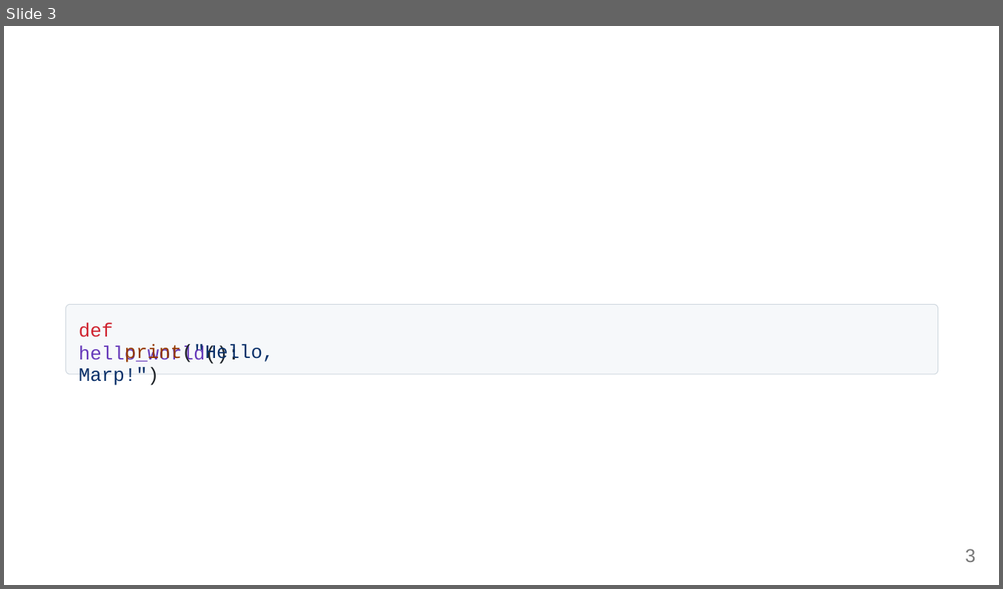
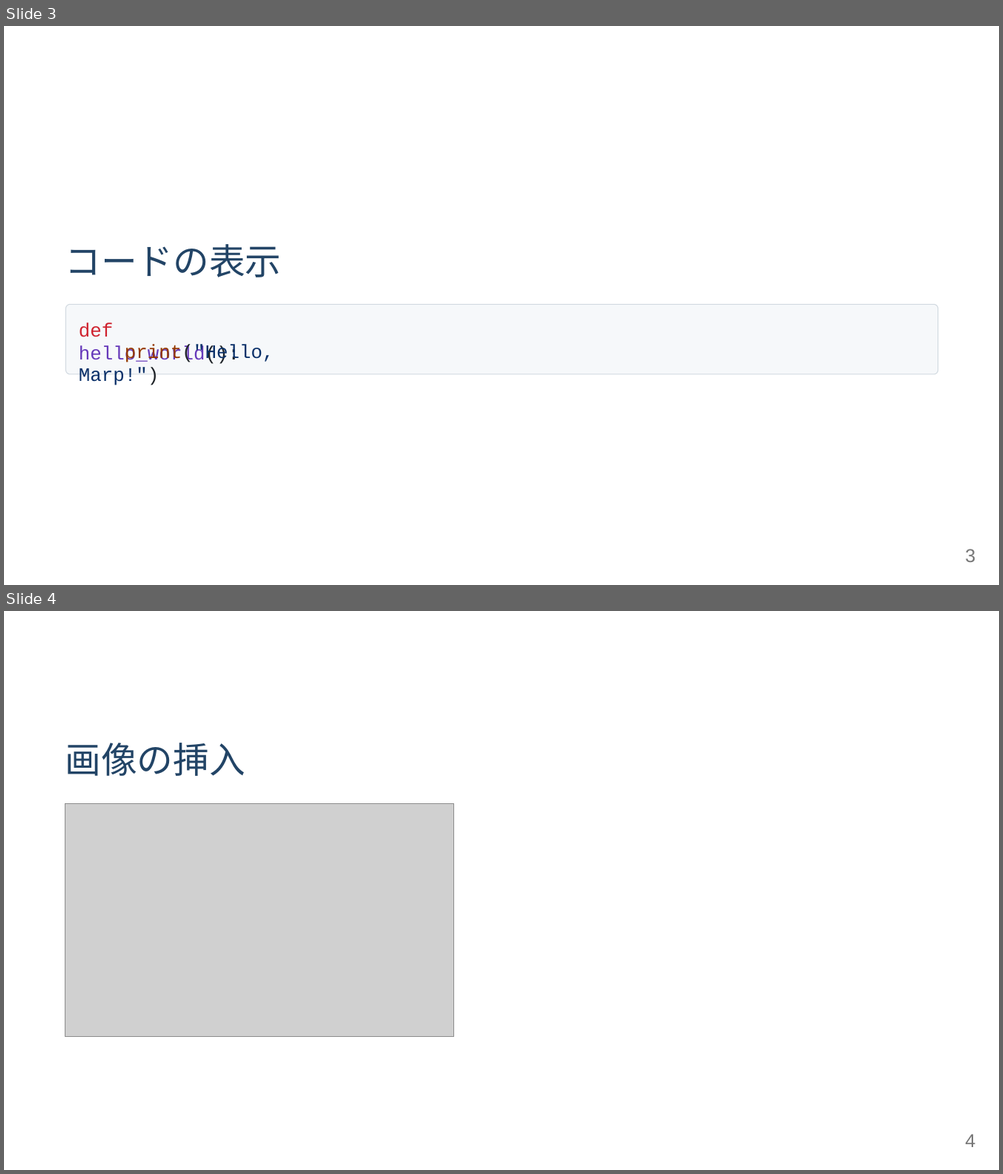
Before and after one commit to haruka-aibara/haruka-aibara, a slide deck: docs/Marp/test.pptx. Shown one above the other, each under a label of ours: slide 3 before the commit, slides 3 and 4 after it. The pictures are 1003x589 and 1003x1174 pixels, drawn with LibreOffice and Linux fonts; fonts in the diff are those of the drawing; grey boxes stand for pictures. Boxes give left, top, right and bottom in pixels: in the first picture for what was removed or moved away, otherwise in the second. Text is boxed around its words. In the diff, an @@ line names an element or a change of style, - is before the commit and + after.

```diff
--- a/docs/Marp/test.pptx
+++ b/docs/Marp/test.pptx
@@ slide 4 added at box(4, 611, 999, 1170), background #FFFFFF @@
@@ freeform shape added at box(4, 611, 999, 1170), fill #FFFFFF @@
@@ text added at box(65, 743, 245, 776), 34.8 pt, text #224466 @@
+画像の挿⼊
@@ picture added at box(65, 803, 454, 1037) @@
@@ text added at box(965, 1134, 975, 1147), 18 pt, text #777777 @@
+4
@@ slide 3 changed as well @@
@@ text added at box(65, 244, 281, 278), 34.8 pt, text #224466 @@
+コードの表⽰
```
Also in this commit, not shown: 1 other slide changed, 4 other slides added, 5 slides removed.
